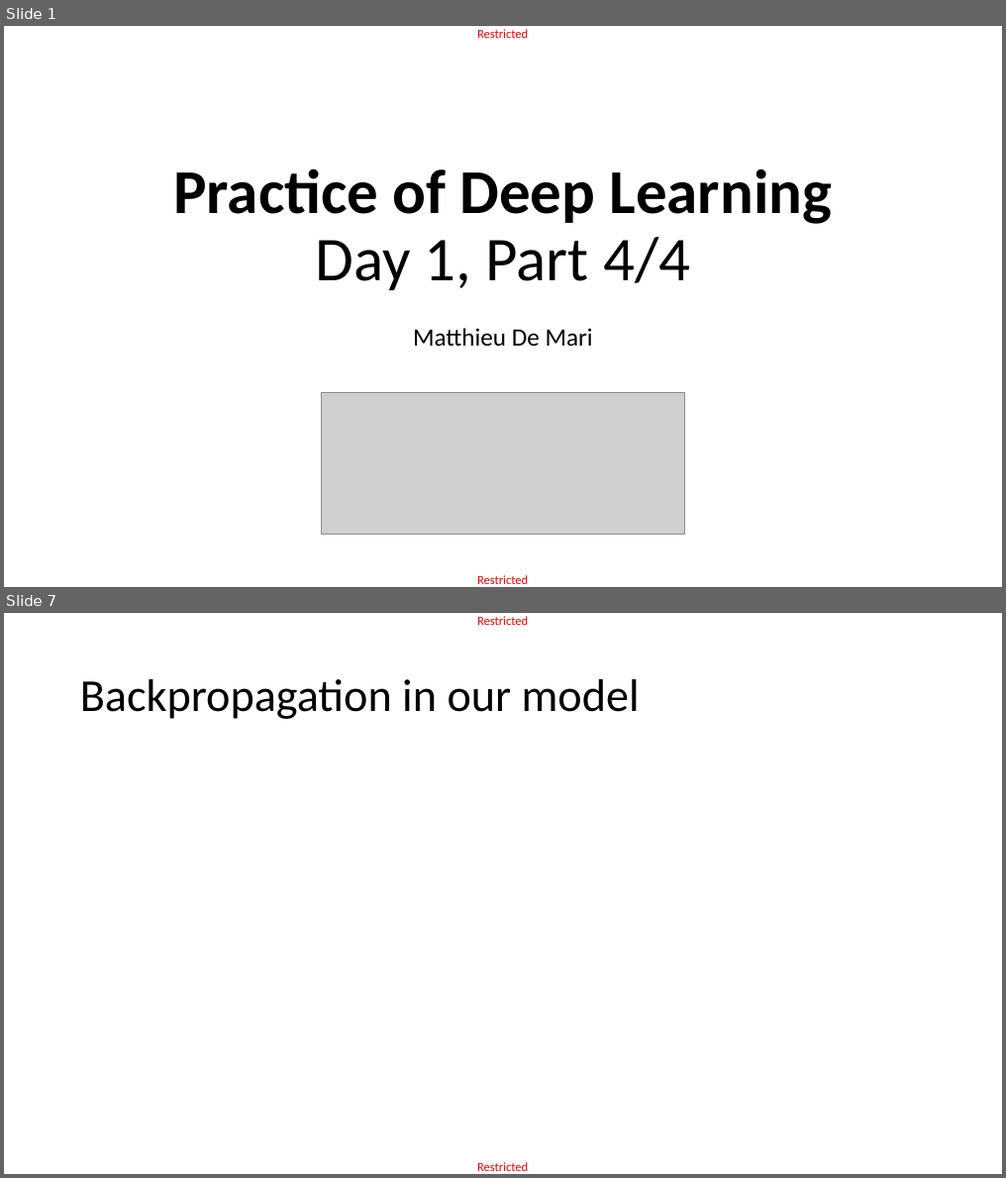
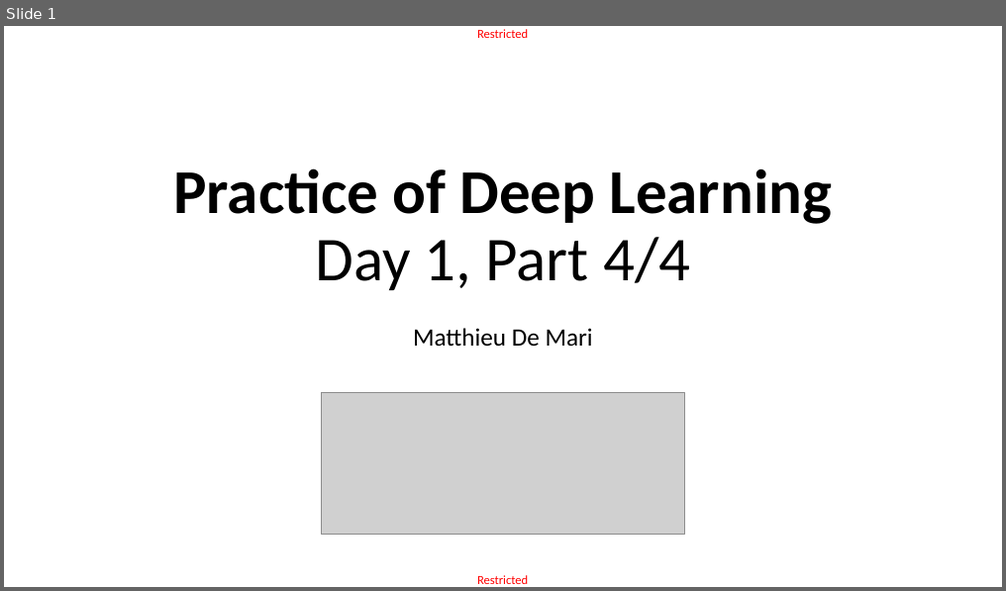
Before and after one commit to matthieudemari/SUTD_ACAD_DL-CV, a slide deck: Day 3 Part 4/D1P4.pptx. Shown one above the other, each under a label of ours: slides 1 and 7 before the commit, slide 1 after it; the slides between them are not shown. The pictures are 1006x1178 and 1006x591 pixels, drawn with LibreOffice and Linux fonts; fonts in the diff are those of the drawing; grey boxes stand for pictures. Boxes give left, top, right and bottom in pixels: in the first picture for what was removed or moved away, otherwise in the second. Text is boxed around its words. In the diff, an @@ line names an element or a change of style, - is before the commit and + after.

```diff
--- a/Day 3 Part 4/D1P4.pptx
+++ b/Day 3 Part 4/D1P4.pptx
@@ slide 7 removed at box(4, 613, 1002, 1174), background #FFFFFF; not listed: 2 template elements that a slide beside it also shows @@
@@ title removed at box(80, 679, 640, 719) @@
-Backpropagation in our model
```
Also in this commit, not shown: 1 slide added, 27 other slides removed, 19 other files.
